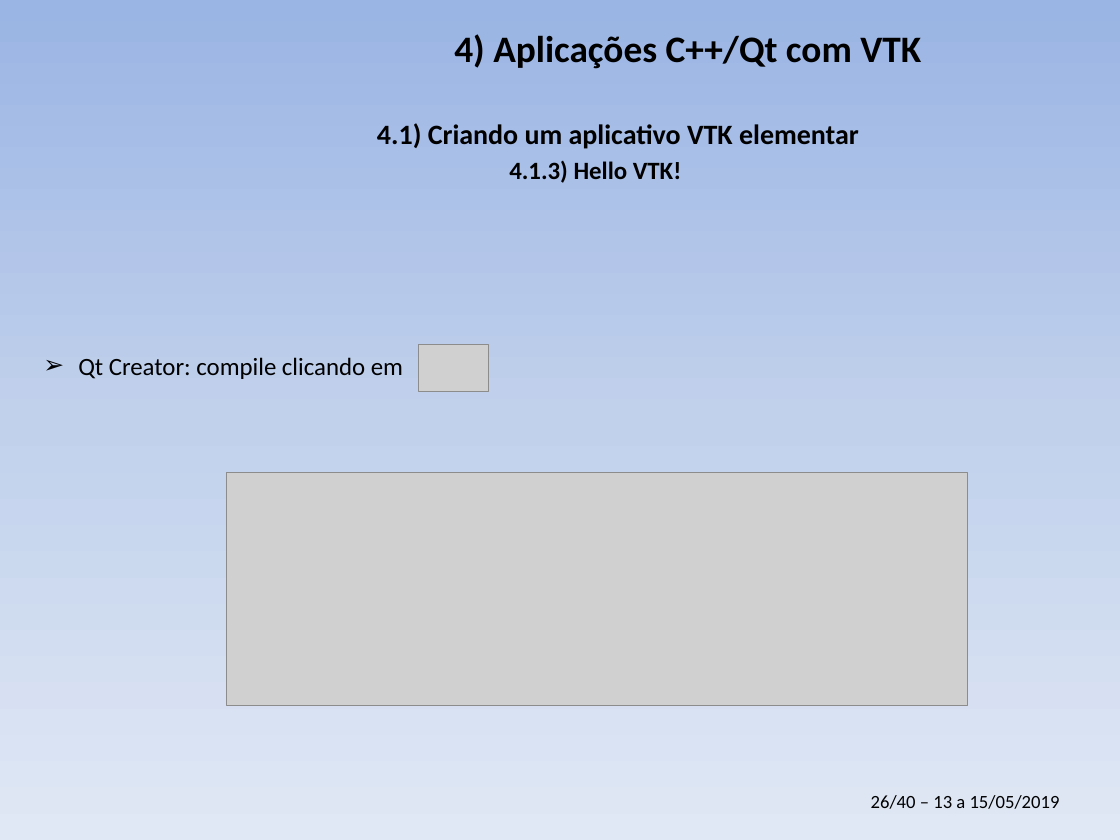
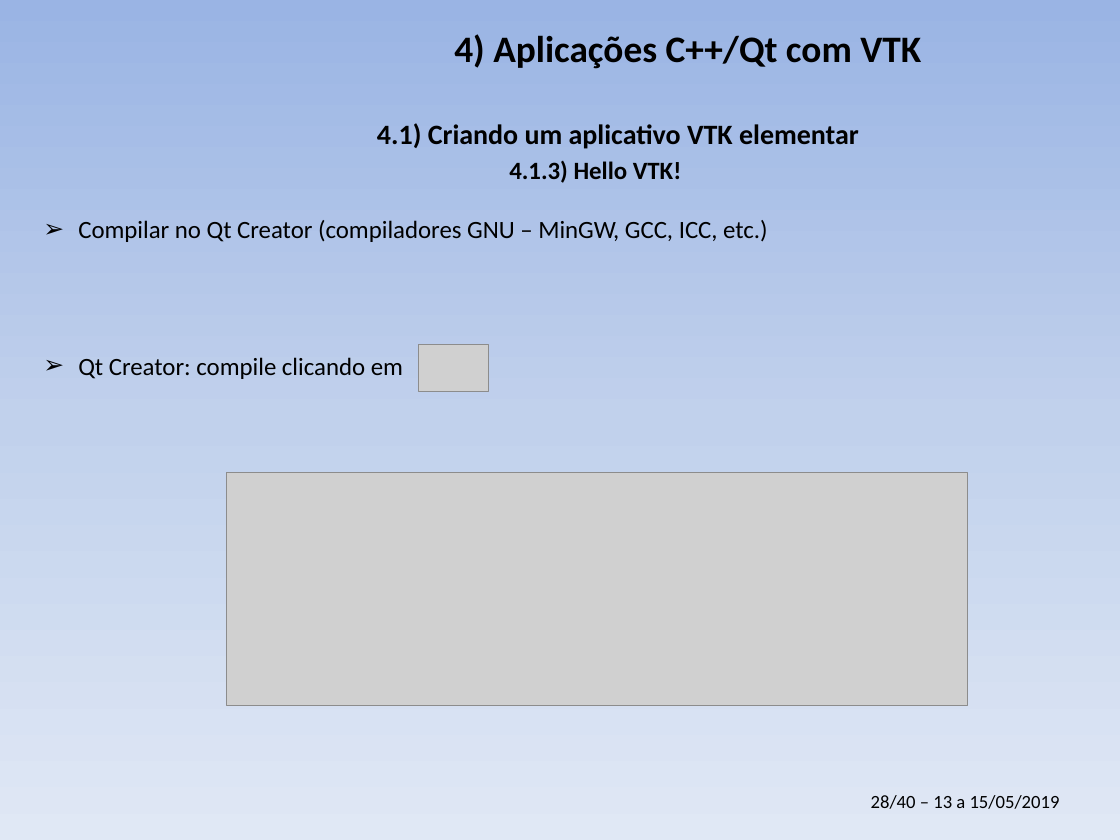
Before and after one commit to PauloCarvalhoRJ/cursoVTKgeo, a slide deck: slide 28 of aulas_3dias/slides_3dias.pptx (slide 26 before the commit). Drawn at 1120x840 pixels with LibreOffice and Linux fonts; fonts in the diff are those of the drawing; grey boxes stand for pictures; background and template pictures are left out. Boxes give left, top, right and bottom in pixels: in the first picture for what was removed or moved away, otherwise in the second. Text is boxed around its words. In the diff, an @@ line names an element or a change of style, - is before the commit and + after.

```diff
--- a/aulas_3dias/slides_3dias.pptx
+++ b/aulas_3dias/slides_3dias.pptx
@@ text added at box(78, 220, 768, 242), 16 pt, text #000000 @@
+➢ Compilar no Qt Creator (compiladores GNU – MinGW, GCC, ICC, etc.)
@@ text at box(871, 795, 1060, 809): text changed @@
-26/40 – 13 a 15/05/2019
+28/40 – 13 a 15/05/2019
```
Also in this commit, not shown: 3 slides added.
